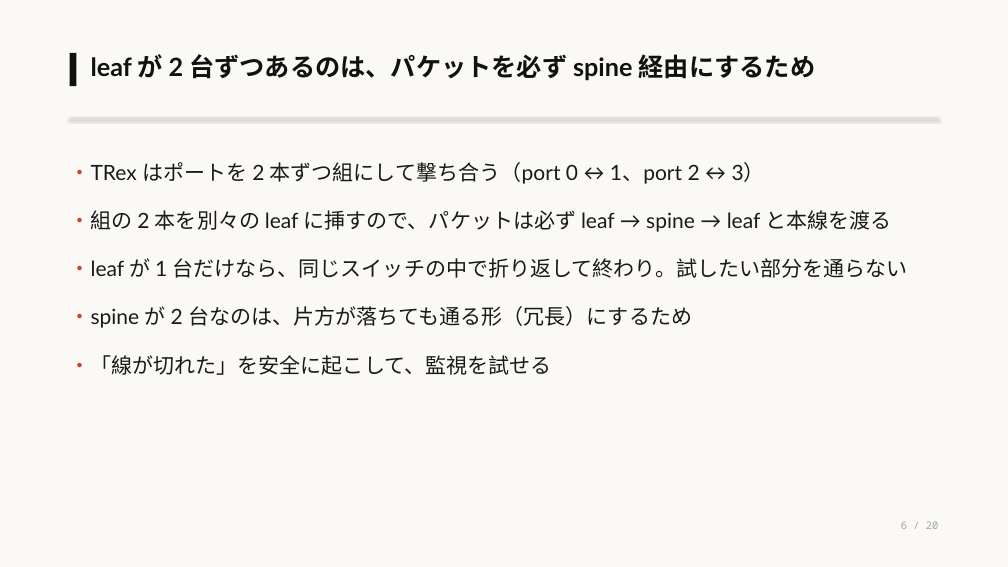
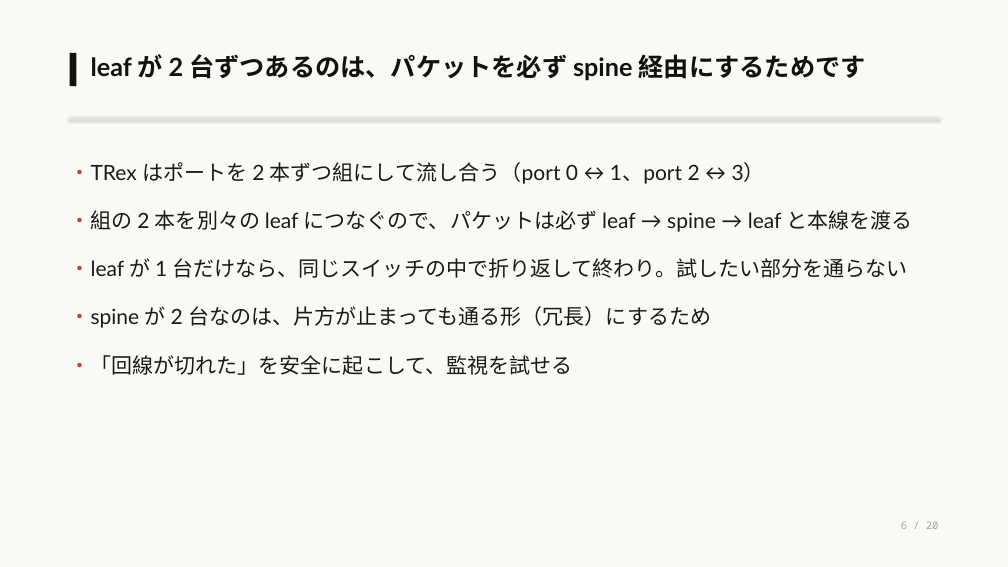
Before and after one commit to eddie-eights/nwc-poc, a slide deck: slide 6 of docs/lab-network-architecter.pptx. Drawn at 1008x567 pixels with LibreOffice and Linux fonts; fonts in the diff are those of the drawing. Boxes give left, top, right and bottom in pixels: in the first picture for what was removed or moved away, otherwise in the second. Text is boxed around its words. In the diff, an @@ line names an element or a change of style, - is before the commit and + after.

```diff
--- a/docs/lab-network-architecter.pptx
+++ b/docs/lab-network-architecter.pptx
@@ text at bbox=[91, 54, 866, 81]: text changed @@
-leaf が 2 台ずつあるのは、パケットを必ず spine 経由にするため
+leaf が 2 台ずつあるのは、パケットを必ず spine 経由にするためです
@@ text at bbox=[70, 162, 913, 232]: text changed @@
-・TRex はポートを 2 本ずつ組にして撃ち合う（port 0 ↔ 1、port 2 ↔ 3）
-・組の 2 本を別々の leaf に挿すので、パケットは必ず leaf → spine → leaf と本線を渡る
+・TRex はポートを 2 本ずつ組にして流し合う（port 0 ↔ 1、port 2 ↔ 3）
+・組の 2 本を別々の leaf につなぐので、パケットは必ず leaf → spine → leaf と本線を渡る
@@ text at bbox=[70, 306, 711, 375]: text changed @@
-・spine が 2 台なのは、片方が落ちても通る形（冗長）にするため
-・「線が切れた」を安全に起こして、監視を試せる
+・spine が 2 台なのは、片方が止まっても通る形（冗長）にするため
+・「回線が切れた」を安全に起こして、監視を試せる
```
Also in this commit, not shown: 19 other slides changed, 1 other file.
